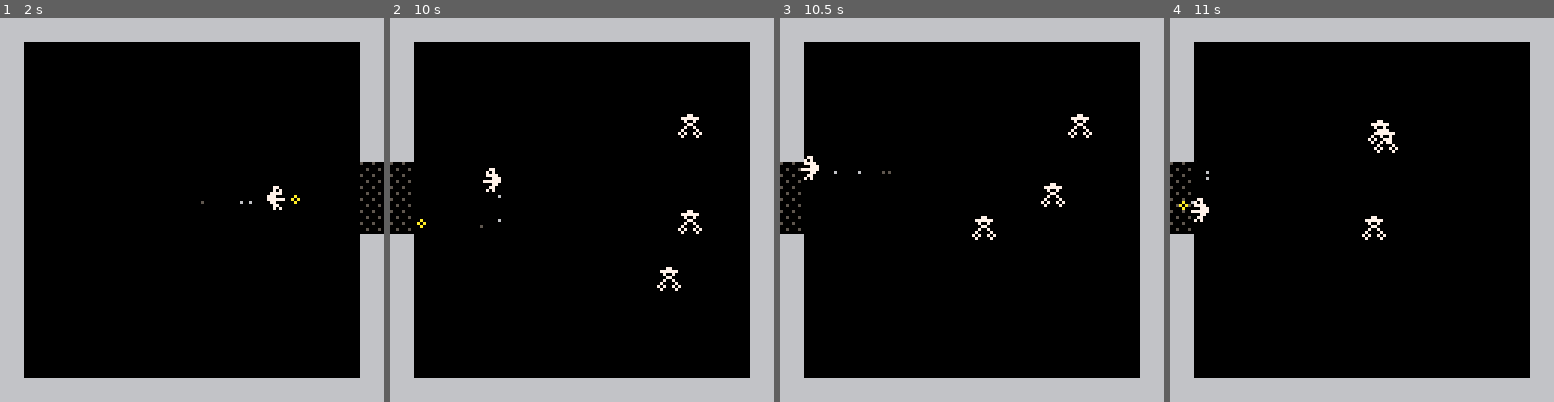
Above: before the commit, frames 1-4 (left to right).
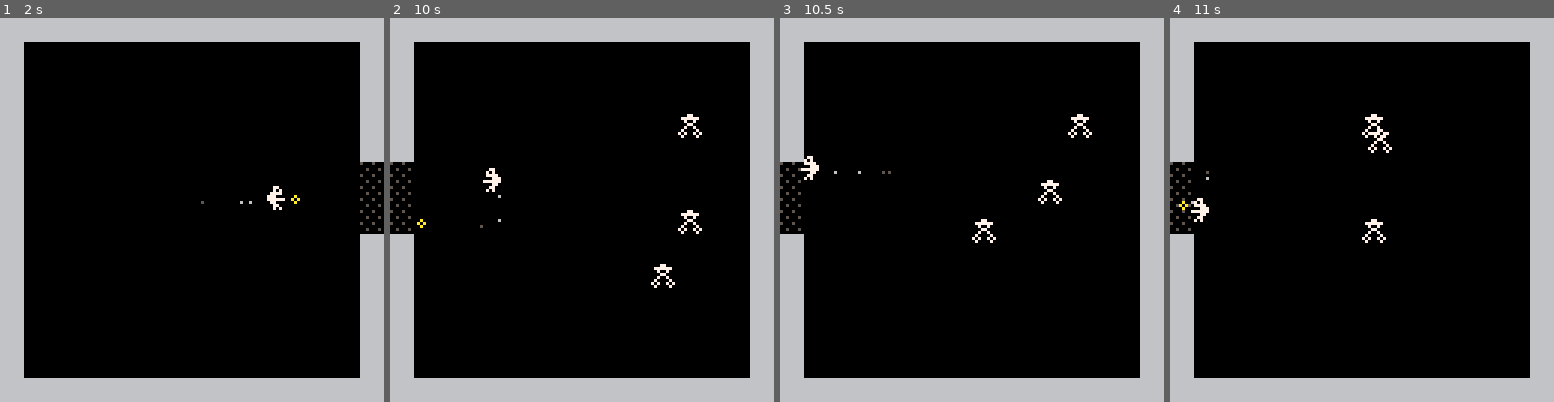
Above: after the commit, the same moments.

Repository: alxgnon/pico-8
Game: PICO-8 cartridge naut.p8
Same seed, same stepped clock (60 frames per second), same inputs: the game is played once before the commit and once after it.
Inputs:
- Up to frame 1 (2 s): tap X (X key) at 0.33, 1.07, 1.85 s; tap O (Z key) at 0.7, 1.7 s; hold Right from 1.6 s (still down)
- Up to frame 2 (10 s): release Right at 2.1 s; tap O (Z key) every 0.4 s from 2.1 to 9.7 s; hold Up 2.15-2.42 s; hold Right 2.47-3.03 s; tap X (X key) every 1.12 s from 2.97 to 9.67 s; hold Left 3.08-3.58 s; hold Down 3.63-3.97 s; hold Right 4.02-4.68 s; hold Up 4.73-5.03 s; hold Left 5.08-5.68 s; hold Down 5.73-6.03 s; hold Right 6.08-6.58 s; hold Right 6.63-7.13 s; hold Up 7.18-7.45 s; hold Right 7.5-8.07 s; hold Left 8.12-8.62 s; hold Down 8.67-9 s; hold Right 9.05-9.72 s; hold Up from 9.77 s (still down)
- Up to frame 3 (10.5 s): release Up at 10.07 s; tap O (Z key) at 10.1 s; hold Left from 10.12 s (still down)
- Up to frame 4 (11 s): tap O (Z key) at 10.5, 10.9 s; release Left at 10.72 s; hold Down from 10.77 s (still down); tap X (X key) at 10.78 s

Frame 1 is identical in both runs. In frame 2, 0.2% of the frame differs, in the area x 67-76%, y 64-72%; in frame 3, 0.4%; in frame 4, 0.6%, in the area x 9-60%, y 25-59%.

Commit message:
begin gamestate refactor

Diff:
--- a/naut.p8
+++ b/naut.p8
@@ -1,60 +1,85 @@
 pico-8 cartridge // http://www.pico-8.com
 version 15
 __lua__
-function paltswap(old, new)
-	palt(old, false)
-	palt(new, true)
+function _init()
+	palt(0, false)
+	palt(1, true)
+	game = new_game()
+end
+
+function _update()
+	game:update()
+end
+
+function _draw()
+	game:draw()
+end
+
+function new_game()
+	return
+	{ player = spawn_player()
+	, actors = {}
+	, sparks = {}
+	, update = update_game
+	, draw = draw_game
+	}
 end
 
 function spawn_player()
-	actors = {}
-	sparks = {}
 	for x = 0, 15 do
 		for y = 0, 15 do
 			if mget(x, y) == 064 then
-				pl = player.new(x*8, y*8)
-				add(actors, pl)
-				return
+				return new_player(x*8, y*8)
 			end
 		end
 	end
 end
 
-function _init()
-	paltswap(0, 1)
-	spawn_player()
-end
-
-function _update()
-	for a in all(sparks) do
-		a:update()
-	end
-	for a in all(actors) do
-		a:update()
-	end
-end
-
-function draw_map(a)
-	local x, y = a.rx, a.ry
-	if x and y then
-		if a.hurt and a.hurt>20 then
-			camera(x-1+rnd"3",y-1+rnd"3")
-		else
-			camera(x, y)
-		end
-		map(x/8,y/8,x,y,16,16,4)
-	end
-end
-
-function _draw()
+function update_game(game)
+	game.player:update()
+	update_all(game.actors)
+	update_all(game.sparks)
+end
+
+function update_all(actors)
+	for actor in all(actors) do
+		actor:update()
+	end
+end
+
+function draw_game(game)
 	cls()
-	for a in all(sparks) do
-		a:draw()
-	end
-	draw_map(pl)
-	for i = #actors, 1, -1 do
-		actors[i]:draw()
-	end
+	draw_camera(game)
+	draw_all(game.sparks)
+	draw_room(game)
+	draw_all(game.actors)
+	game.player:draw()
+end
+
+function draw_all(actors)
+	for actor in all(actors) do
+		actor:draw()
+	end
+end
+
+function shake(gx, gy, a)
+	if a.hurt and a.hurt > 20 then
+		return gx-1+rnd"3",gy-1+rnd"3"
+	end
+	return gx, gy
+end
+
+function draw_camera(game)
+	local gx, gy = game.x, game.y
+	if gx and gy then
+		gx,gy=shake(gx,gy,game.player)
+		camera(gx, gy)
+	end
+end
+
+function draw_room(game)
+	local gx, gy = game.x, game.y
+	map(gx/8,gy/8,gx,gy,16,16,4)
 end
 -->8
 -- make a delicious table soup!
@@ -98,7 +123,7 @@
 
 player = {}
 
-function player.new(x, y)
+function new_player(x, y)
 	return mix
 	{ point(x, y)
 	, motion(2)
@@ -131,21 +156,22 @@
 end
 
 function load_room(a)
-	local rx = flr(a.x/128)*128
-	local ry = flr(a.y/128)*128
-	if rx!=a.rx or ry!=a.ry then
-		a.rx = rx
-		a.ry = ry
-		actors = {a}
-		spawn_enemies(rx, ry)
-	end
-end
-
-function spawn_enemies(rx, ry)
+	local gx = flr(a.x/128)*128
+	local gy = flr(a.y/128)*128
+	if gx!=game.x or gy!=game.y then
+		game.x = gx
+		game.y = gy
+		game.actors = {}
+		game.sparks = {}
+		spawn_enemies(gx, gy)
+	end
+end
+
+function spawn_enemies(gx, gy)
 	for i = 0, 15 do
 		for j = 0, 15 do
-			local x = rx / 8 + i
-			local y = ry / 8 + j
+			local x = gx / 8 + i
+			local y = gy / 8 + j
 			local n = mget(x, y)
 			if fget(n, 0) then
 				spawn(n, x*8, y*8)
@@ -172,7 +198,7 @@
 		and (not a.hurt or a.hurt < 0)
 		then
 			sfx"01"
-			add(actors,
+			add(game.actors,
 			lemon(a.x, a.y, a.f))
 		end
 	end
@@ -184,7 +210,7 @@
 function expiration(a)
 	a.t -= 1
 	if a.t < 1 then
-		del(sparks, a)
+		del(game.sparks, a)
 	end
 end
 
@@ -211,7 +237,7 @@
 	else
 		a.moving=(a.moving or 0) + 1
 		if a.moving % 4 == 1 then
-			add(sparks,
+			add(game.sparks,
 			spark(a.x, a.y, a.f))
 		end
 	end
@@ -259,23 +285,23 @@
 -->8
 function spawn(n, x, y)
 	if n == 067 then
-		add(actors, drone(x, y))
+		add(game.actors, drone(x, y))
 	end
 end
 
 function lemon_hit(a, b)
 	sfx(02)
-	del(actors, b)
+	del(game.actors, b)
 	a.hp -= b.damage
-	add(sparks,explo(b.x,b.y))
+	add(game.sparks,explo(b.x,b.y))
 end
 
 function lemon_fatality(a)
 	sfx(03)
-	del(actors, a)
+	del(game.actors, a)
 	local ex = a.x + a.w / 2
 	local ey = a.y + a.h / 2
-	add(sparks,explo(ex,ey))
+	add(game.sparks,explo(ex,ey))
 end
 
 function drone_seeking(a)
@@ -288,6 +314,7 @@
 		a.dx = 0
 		a.dy = 0
 		if a.t>17 and rnd"22"<2 then
+			local pl = game.player
 			local o =
 			atan2(pl.x-a.x,pl.y-a.y)
 			o = o - 0.1 + rnd"0.2"
@@ -377,7 +404,7 @@
 function enemy_damage(a)
 	if (a.hurt) a.hurt -= 1
 	if not a.hurt or a.hurt<1 then
-		for b in all(actors) do
+		for b in all(game.actors) do
 			if b.edamage then
 				if touching(a, b) then
 					sfx"04"
@@ -397,7 +424,7 @@
 
 
 function xleaving(a)
-	local x = pl.rx
+	local x = game.x
 	if x then
 		return a.x<x or a.x>x+128
 	end
@@ -419,11 +446,11 @@
 	function(a)
 		local cx, cy = slide(a)
 		if cx or cy then
-			add(sparks,
+			add(game.sparks,
 			plink(a.x,a.y,a.dx))
 		end
 		if cx or cy or xleaving(a) then
-			del(actors, a)
+			del(game.actors, a)
 		end
 	end
 
@@ -447,7 +474,7 @@
 end
 
 function drink_lemonade(a)
-	for b in all(actors) do
+	for b in all(game.actors) do
 		if b.damage then
 			if touching(a, b) then
 				lemon_hit(a, b)
